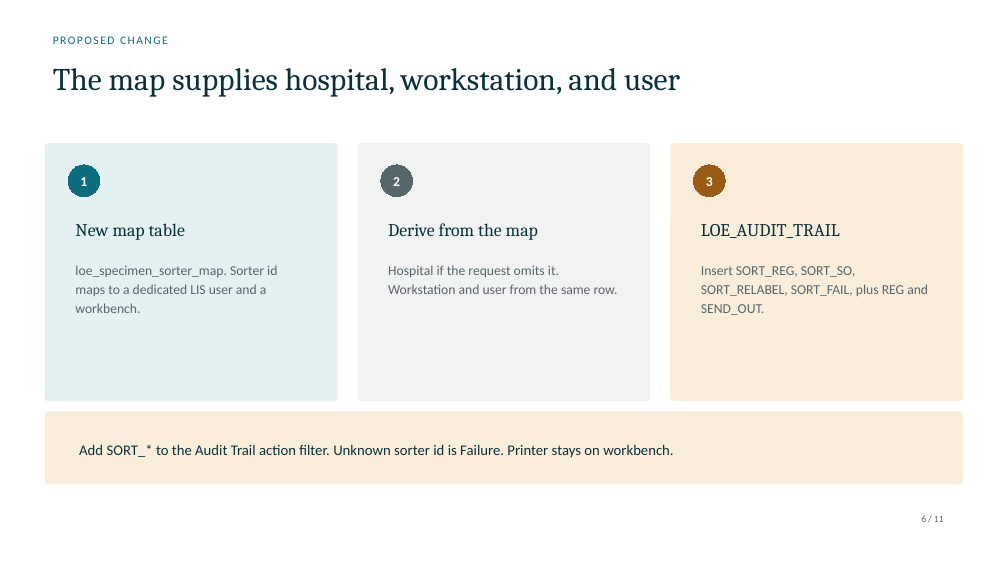
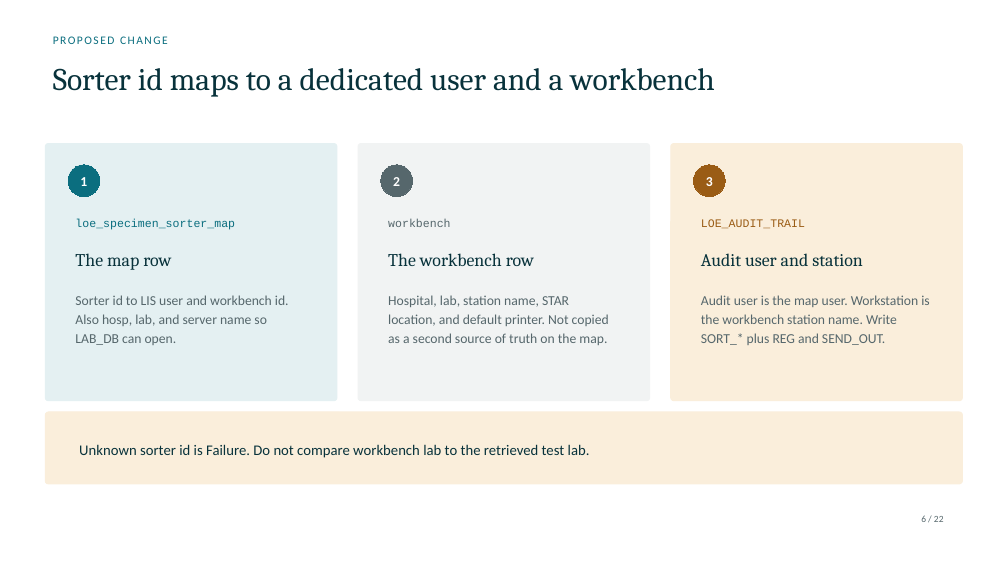
Before and after one commit to DragonChong/HA-Notes, a slide deck: slide 6 of SDLC/Projects/TMP-specimen-sorter-api — Specimen Sorter API/assets/Specimen Sorter API.pptx. Drawn at 1008x567 pixels with LibreOffice and Linux fonts; fonts in the diff are those of the drawing. Boxes give left, top, right and bottom in pixels: in the first picture for what was removed or moved away, otherwise in the second. Text is boxed around its words. In the diff, an @@ line names an element or a change of style, - is before the commit and + after.

```diff
--- a/SDLC/Projects/TMP-specimen-sorter-api — Specimen Sorter API/assets/Specimen Sorter API.pptx
+++ b/SDLC/Projects/TMP-specimen-sorter-api — Specimen Sorter API/assets/Specimen Sorter API.pptx
@@ text "Sorter id maps to a ..." at box(53, 68, 714, 97): vertical alignment top to middle @@
@@ text at box(53, 68, 714, 97): text changed; size 13 to 30 pt; font Calibri to Cambria; text colour #56676C to #08323B @@
-loe_specimen_sorter_map. Sorter id maps to a dedicated LIS user and a workbench.
+Sorter id maps to a dedicated user and a workbench
@@ text removed at box(53, 68, 680, 97) @@
-The map supplies hospital, workstation, and user
@@ text added at box(75, 219, 235, 230), 11 pt, text #0B6E7F @@
+loe_specimen_sorter_map
@@ text added at box(388, 219, 450, 227), 11 pt, text #56676C @@
+workbench
@@ text "LOE_AUDIT_TRAIL" at box(701, 219, 805, 229): size 17 to 11 pt, font Cambria to Courier New, text colour #08323B to #9A5C15; line spacing 1.15 to 1; vertical alignment top to middle @@
@@ text at box(75, 253, 171, 270): text changed @@
-New map table
+The map row
@@ text at box(388, 253, 534, 266): text changed @@
-Derive from the map
+The workbench row
@@ text removed at box(388, 265, 618, 294) @@
-Hospital if the request omits it. Workstation and user from the same row.
@@ text added at box(701, 253, 863, 266), 17 pt, text #08323B @@
+Audit user and station
@@ text added at box(75, 295, 289, 345), 13 pt, text #56676C @@
+Sorter id to LIS user and workbench id. Also hosp, lab, and server name so LAB_DB can open.
@@ text added at box(388, 295, 609, 345), 13 pt, text #56676C @@
+Hospital, lab, station name, STAR location, and default printer. Not copied as a second source of truth on the map.
@@ text at box(701, 295, 929, 345): text changed @@
-Insert SORT_REG, SORT_SO, SORT_RELABEL, SORT_FAIL, plus REG and SEND_OUT.
+Audit user is the map user. Workstation is the workbench station name. Write SORT_* plus REG and SEND_OUT.
@@ text at box(79, 444, 590, 458): text changed @@
-Add SORT_* to the Audit Trail action filter. Unknown sorter id is Failure. Printer stays on workbench.
+Unknown sorter id is Failure. Do not compare workbench lab to the retrieved test lab.
```
Also in this commit, not shown: 10 other slides changed, 11 slides added, 3 other files.
